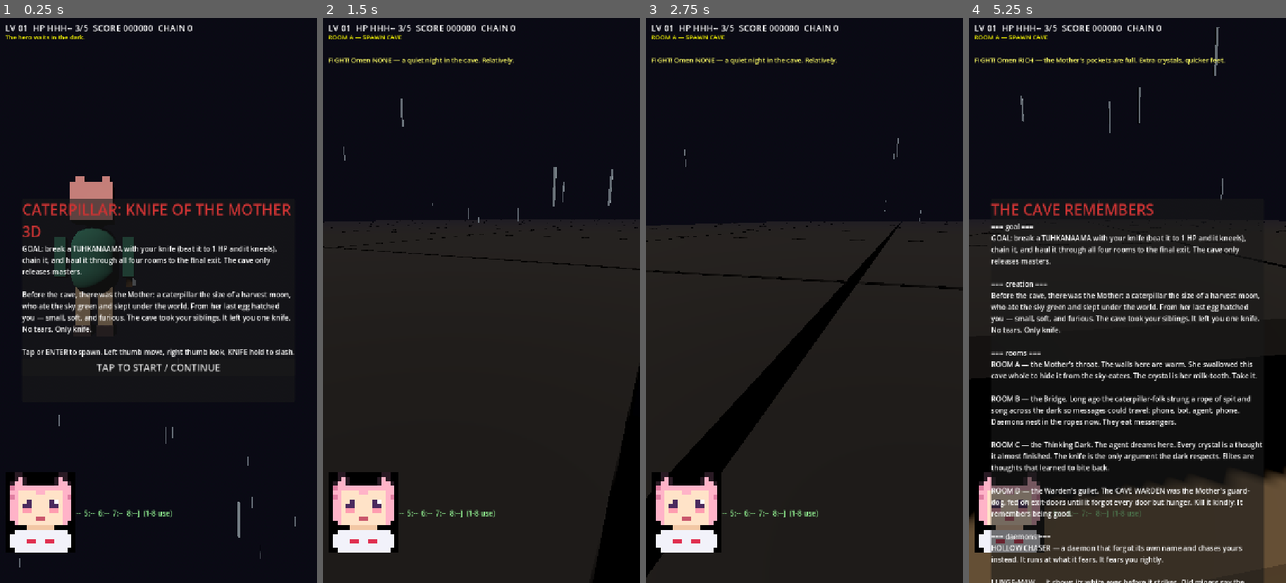
Above: before the commit, frames 1-4 (left to right).
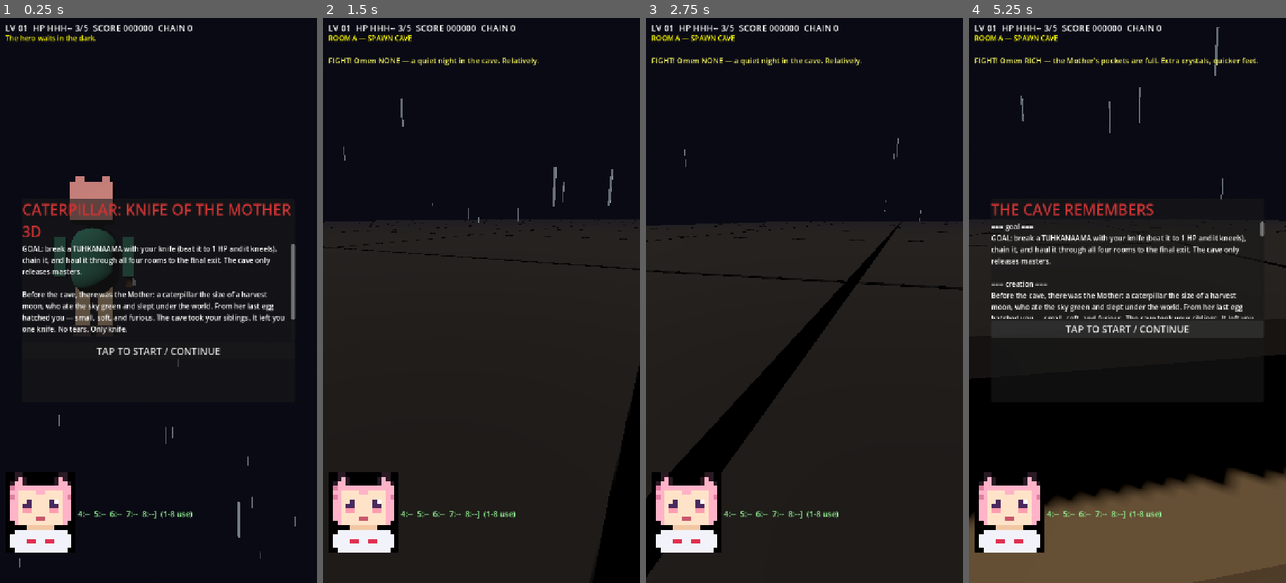
Above: after the commit, the same moments.

Repository: taistelupelto-rgb/tuomon-oma-videopeli
Game: Godot game, scene res://main.tscn
The game is run twice, just before and just after one commit, with the same random seed, the same clock (stepped at 60 frames per second) and the same inputs.
Inputs (mouse positions are in pixels of both pictures, inside the frame that each line leads up to):
- Up to frame 1 (0.25 s): no input
- Up to frame 2 (1.5 s): click "TAP TO START / CONTINUE" at 0.5 s; tap Enter at 1.25, 1.35 s; move the mouse to (551, 272) at 1.27 s; hold Right from 1.28 s (still down); click (551, 272) at 1.42 s
- Up to frame 3 (2.75 s): tap Space at 1.52 s; release Right at 2 s; drag from (741, 328) to (788, 413) at 2.02 s
- Up to frame 4 (5.25 s): move the mouse to (1159, 176) at 2.77 s; hold Right 2.78-3.5 s; tap R at 2.85 s; drag from (1111, 413) to (1032, 215) at 3.52 s; move the mouse to (1222, 385) at 4.27 s; hold Left 4.28-5 s; tap C at 4.35 s; tap Space at 4.52 s; click (1127, 328) at 5 s, where only the run after the commit has a clickable "TAP TO START / CONTINUE"

The runs differ from the first frame. In frame 1, 3.2% of the frame differs, in the area x 1-94%, y 3-89%; in frame 2, 0.9%; in frame 3, 0.9%; in frame 4, 21%, in the area x 1-94%, y 3-100%.

Commit message:
feat: scrollable overlays, bigger HUD fonts, touch docs
Codex and title lore scroll on small screens, no more clipping.
HUD fonts bumped for phone readability. README documents touch.

Diff:
--- a/main.gd
+++ b/main.gd
@@ -1241,7 +1241,7 @@
 	hud_room.offset_left = 12
 	hud_room.offset_top = 34
 	hud_room.offset_right = -12
-	hud_room.add_theme_font_size_override("font_size", 14)
+	hud_room.add_theme_font_size_override("font_size", 16)
 	hud_room.add_theme_color_override("font_color", Color(1, 1, 0))
 	layer.add_child(hud_room)
 	hud_combo = Label.new()
@@ -1249,7 +1249,7 @@
 	hud_combo.offset_left = 12
 	hud_combo.offset_top = 58
 	hud_combo.offset_right = -12
-	hud_combo.add_theme_font_size_override("font_size", 14)
+	hud_combo.add_theme_font_size_override("font_size", 16)
 	hud_combo.add_theme_color_override("font_color", Color(1, 0.6, 0.2))
 	layer.add_child(hud_combo)
 	hud_cap = Label.new()
@@ -1258,7 +1258,7 @@
 	hud_cap.offset_top = 84
 	hud_cap.offset_right = -12
 	hud_cap.offset_bottom = 130
-	hud_cap.add_theme_font_size_override("font_size", 15)
+	hud_cap.add_theme_font_size_override("font_size", 17)
 	hud_cap.add_theme_color_override("font_color", Color(1, 1, 0.4))
 	hud_cap.autowrap_mode = TextServer.AUTOWRAP_WORD_SMART
 	layer.add_child(hud_cap)
@@ -1268,7 +1268,7 @@
 	hud_inv.offset_top = -170
 	hud_inv.offset_right = -12
 	hud_inv.offset_bottom = -12
-	hud_inv.add_theme_font_size_override("font_size", 16)
+	hud_inv.add_theme_font_size_override("font_size", 18)
 	hud_inv.add_theme_color_override("font_color", Color(0.6, 1.0, 0.6))
 	hud_inv.autowrap_mode = TextServer.AUTOWRAP_WORD_SMART
 	layer.add_child(hud_inv)
@@ -1323,12 +1323,17 @@
 	t.add_theme_color_override("font_color", Color(0.8, 0.2, 0.2))
 	t.autowrap_mode = TextServer.AUTOWRAP_WORD_SMART
 	vb.add_child(t)
+	var scroll := ScrollContainer.new()
+	scroll.custom_minimum_size = Vector2(580, 220)
+	scroll.horizontal_scroll_mode = ScrollContainer.SCROLL_MODE_DISABLED
+	vb.add_child(scroll)
 	var b := Label.new()
 	b.text = body
 	b.add_theme_font_size_override("font_size", 16)
 	b.autowrap_mode = TextServer.AUTOWRAP_WORD_SMART
-	b.custom_minimum_size = Vector2(580, 200)
-	vb.add_child(b)
+	b.size_flags_horizontal = Control.SIZE_EXPAND_FILL
+	b.custom_minimum_size = Vector2(560, 0)
+	scroll.add_child(b)
 	var btn := Button.new()
 	btn.text = "TAP TO START / CONTINUE"
 	btn.add_theme_font_size_override("font_size", 22)
Not shown, changed: README.md
